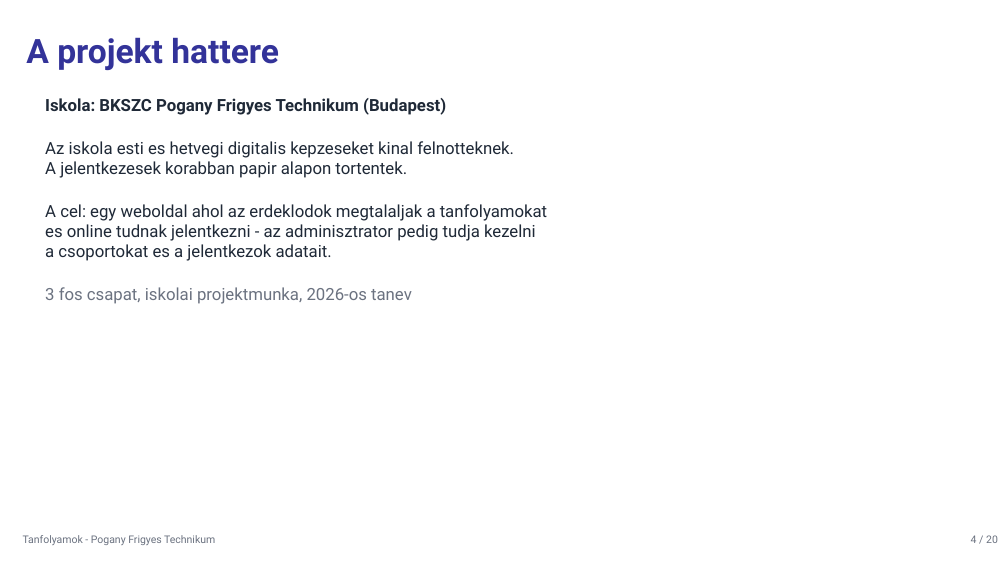
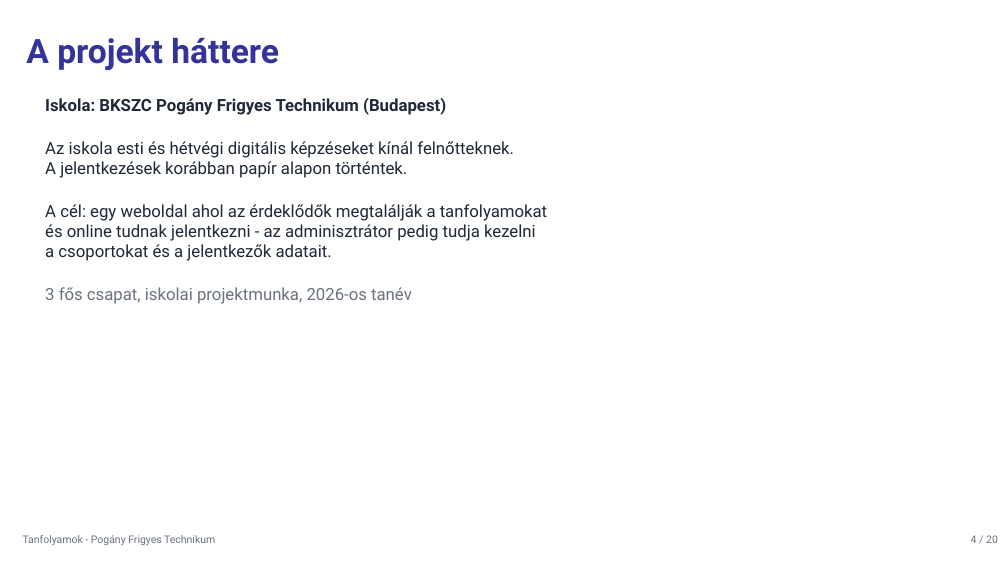
Before and after one commit to vargamatyas109-web/Tanfolyamok, a slide deck: slide 4 of Tanfolyamok_prezentacio.pptx. Drawn at 1008x567 pixels with LibreOffice and Linux fonts; fonts in the diff are those of the drawing. Boxes give left, top, right and bottom in pixels: in the first picture for what was removed or moved away, otherwise in the second. Text is boxed around its words. In the diff, an @@ line names an element or a change of style, - is before the commit and + after.

```diff
--- a/Tanfolyamok_prezentacio.pptx
+++ b/Tanfolyamok_prezentacio.pptx
@@ text at (26, 37, 279, 70): text changed @@
-A projekt hattere
+A projekt háttere
@@ text at (45, 98, 547, 304): text changed @@
-Iskola: BKSZC Pogany Frigyes Technikum (Budapest)
-Az iskola esti es hetvegi digitalis kepzeseket kinal felnotteknek.
-A jelentkezesek korabban papir alapon tortentek.
-A cel: egy weboldal ahol az erdeklodok megtalaljak a tanfolyamokat
-es online tudnak jelentkezni - az adminisztrator pedig tudja kezelni
-a csoportokat es a jelentkezok adatait.
-3 fos csapat, iskolai projektmunka, 2026-os tanev
+Iskola: BKSZC Pogány Frigyes Technikum (Budapest)
+Az iskola esti és hétvégi digitális képzéseket kínál felnőtteknek.
+A jelentkezések korábban papír alapon történtek.
+A cél: egy weboldal ahol az érdeklődők megtalálják a tanfolyamokat
+és online tudnak jelentkezni - az adminisztrátor pedig tudja kezelni
+a csoportokat és a jelentkezők adatait.
+3 fős csapat, iskolai projektmunka, 2026-os tanév
```
Also in this commit, not shown: 24 other slides changed, 10 other files.
